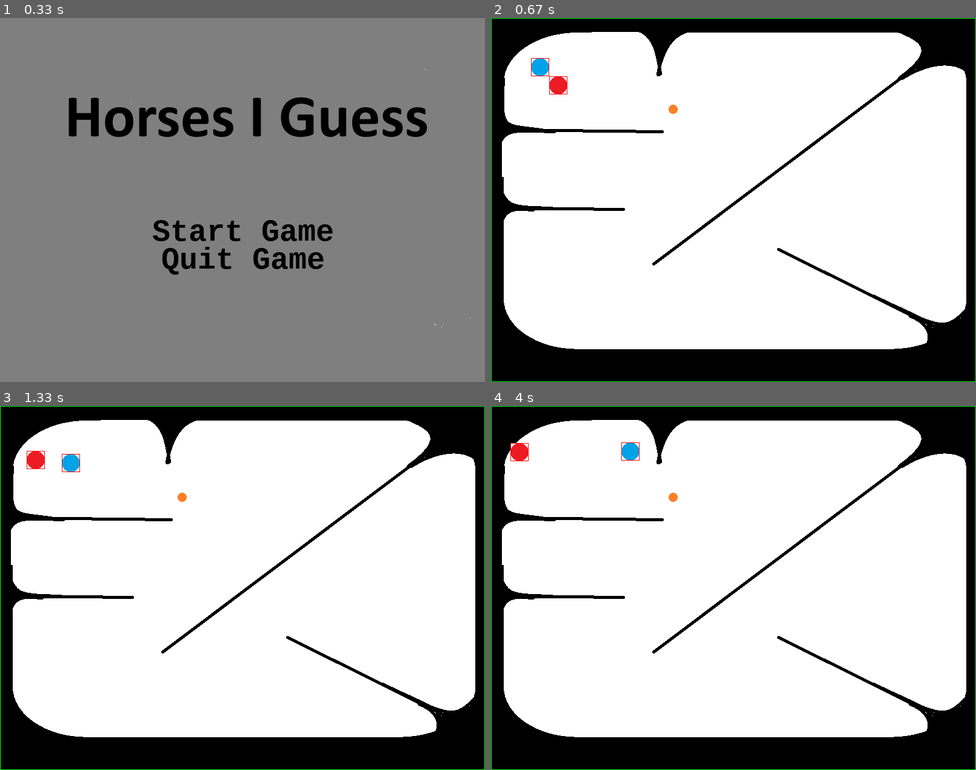
Above: before the commit, frames 1-4 (two rows, left to right).
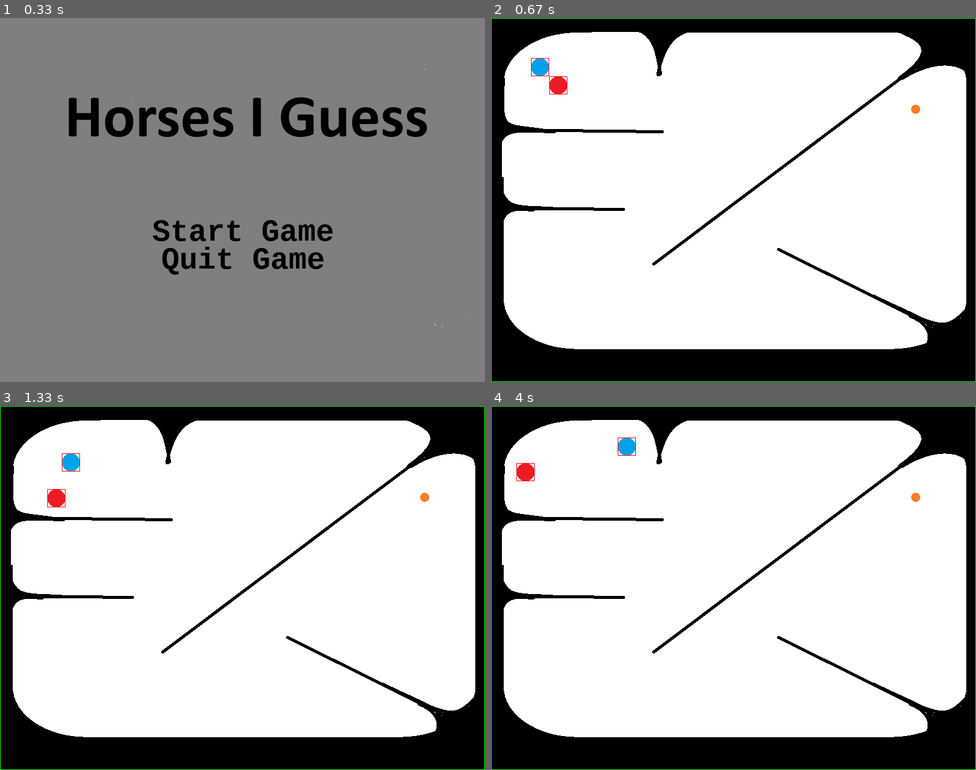
Above: after the commit, the same moments.

Repository: amabella-aguiluz/bellas-projects
Game: pygame game, started from python/pygame/hrt.py
The game is run twice, just before and just after one commit, with the same random seed, the same clock (stepped at 60 frames per second) and the same inputs.
Inputs (mouse positions are in pixels of both pictures, inside the frame that each line leads up to):
- Up to frame 1 (0.33 s): no input
- Up to frame 2 (0.67 s): click (733, 229) at 0.38 s
- Up to frame 3 (1.33 s): press the mouse at (82, 460) at 0.7 s; move the mouse to (232, 537) at 0.8 s; release the mouse at (383, 617) at 0.93 s
- Up to frame 4 (4 s): no input

Frame 1 is identical in both runs. In frame 2, less than 0.1% of the frame differs, in the area x 36-89%, y 23-27%; in frame 3, 0.4%; in frame 4, 0.6%, in the area x 4-89%, y 8-27%.

Commit message:
working game over screen

Diff:
--- a/python/pygame/hrt.py
+++ b/python/pygame/hrt.py
@@ -16,6 +16,7 @@
 running = True  # keep game loop running
 
 title_img = pygame.image.load("assets/title.png").convert_alpha()
+congratulation_img = pygame.image.load("assets/congratulation.png").convert_alpha()
 
 # -- maze
 maze_image = pygame.image.load("assets/map_test.png").convert_alpha()
@@ -133,21 +134,17 @@
         return self.h_mask.overlap(other.h_mask, offset)
 
     def bounce_off_other(self, other):
-        angle = math.atan2(self.velocity_y, self.velocity_x)
-        deviation = random.uniform(-math.pi / 3, math.pi / 3)
-        new_angle = angle + math.pi + deviation
-        speed = math.hypot(self.velocity_x, self.velocity_y)
-        self.velocity_x = math.cos(new_angle) * speed
-        self.velocity_y = math.sin(new_angle) * speed
-
-        for _ in range(10):
-            self.x += self.velocity_x
-            self.y += self.velocity_y
-            self.x = max(0, min(self.x, SCREEN_WIDTH))
-            self.y = max(0, min(self.y, SCREEN_HEIGHT))
-            self.rect.center = (self.x, self.y)
-            if not self.check_other_collision(other):
-                break
+        if self.rect.colliderect(other.rect):
+        # Swap velocities
+            self.velocity_x, other.velocity_x = other.velocity_x, self.velocity_x
+            self.velocity_y, other.velocity_y = other.velocity_y, self.velocity_y
+
+        # Nudge apart so they don't overlap
+        while self.rect.colliderect(other.rect):
+            self.rect.x += self.velocity_x
+            self.rect.y += self.velocity_y
+            other.rect.x += other.velocity_x
+            other.rect.y += other.velocity_y
 
 def goal_reach(horse, goal):
     # Calculate offset between horse and goal
@@ -161,13 +158,6 @@
         return True
 
     return False
-
-
-# -- create horses
-horses = [
-    Horse("Horse 1", 100, 100, "assets/horse_1.png", v_temp1, v_temp2),
-    Horse("Horse 2", 130, 130, "assets/horse_2.png", v_temp1, v_temp2),
-]
 
 # -- colors
 black = (0, 0, 0)
@@ -227,11 +217,6 @@
 quitg = UIElement((400, 400), "Quit Game", 50, black, action=GameState.QUIT)
 exitg = UIElement((400, 400), "Exit Game", 50, black, action=GameState.QUIT)
 
-# -- goal
-goal1 = Goal(300, 150, "assets/goal.png")
-
-
-
 
 # -- title screen
 def title(mouse_up):
@@ -250,12 +235,28 @@
 
 
 def game():
+    # -- create horses
+    horses = [
+    Horse("Horse 1", 100, 100, "assets/horse_1.png", v_temp1, v_temp2),
+    Horse("Horse 2", 130, 130, "assets/horse_2.png", v_temp1, v_temp2),
+    ]
+
+    # -- goal
+    goal1 = Goal(700, 150, "assets/goal.png")
     while running:
+        for event in pygame.event.get():
+            if event.type == pygame.QUIT:
+                return GameState.QUIT
+
+
         for horse in horses:
             horse.move(maze_rect, maze_mask)
-            goal_reach(horse, goal1)
-
-
+            if(goal_reach(horse, goal1)):
+                return game_over()
+
+        for i, horse in enumerate(horses):
+            for j in range(i + 1, len(horses)):
+                horse.bounce_off_other(horses[j])
 
         screen.blit(maze_image, (0, 0))  # <-- draw maze map
         for horse in horses:
@@ -268,16 +269,44 @@
         pygame.display.flip()
         clock.tick(60)
 
-def menu_loop():
-    while True:
+
+# if goal was achieved
+def game_over():
+    while running:
         mouse_up = False
-
         for event in pygame.event.get():
             if event.type == pygame.QUIT:
                 return GameState.QUIT
             if event.type == pygame.MOUSEBUTTONUP and event.button == 1:
                 mouse_up = True
 
+        screen.blit(congratulation_img, (0, 0))
+
+        ui_action = startg.update(pygame.mouse.get_pos(), mouse_up)
+        startg.draw(screen)
+
+        if ui_action is None:
+            ui_action = quitg.update(pygame.mouse.get_pos(), mouse_up)
+        quitg.draw(screen)
+
+        pygame.display.flip()
+
+        if ui_action == GameState.NEWGAME:
+            return GameState.NEWGAME
+        elif ui_action == GameState.QUIT:
+            return GameState.QUIT
+
+
+def menu_loop():
+    while True:
+        mouse_up = False
+
+        for event in pygame.event.get():
+            if event.type == pygame.QUIT:
+                return GameState.QUIT
+            if event.type == pygame.MOUSEBUTTONUP and event.button == 1:
+                mouse_up = True
+
         ui_action = title(mouse_up)
 
             # If Start Game clicked
@@ -292,7 +321,14 @@
 while running:
     state = menu_loop()
     if state == GameState.NEWGAME:
-        game()
+        # loop until player quits
+        while True:
+            state = game()
+            if state == GameState.NEWGAME:
+                continue   # restart game immediately
+            elif state == GameState.QUIT:
+                running = False
+                break
     elif state == GameState.QUIT:
         running = False
     clock.tick(60)
Binary file added: python/pygame/assets/congratulation.png
